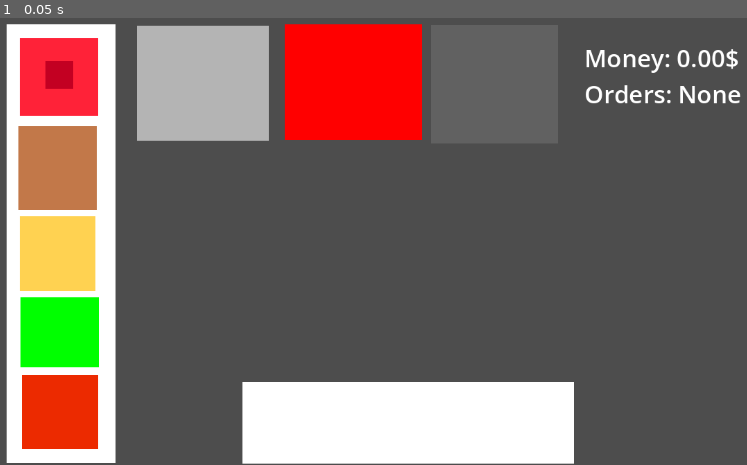
Above: before the commit, frame 1.
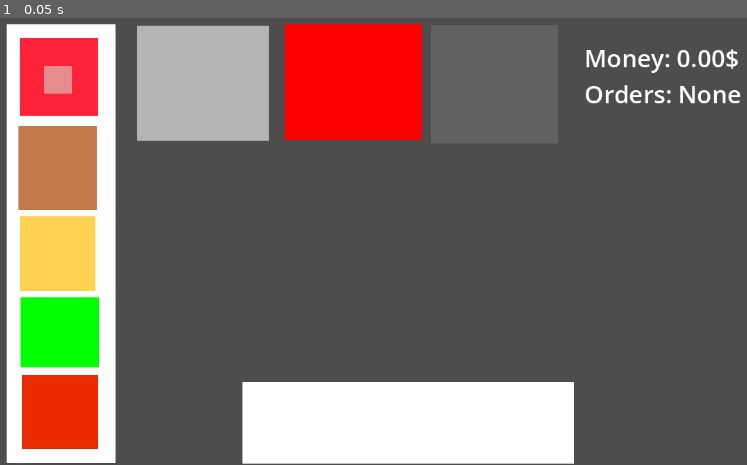
Above: after the commit, the same moment.

Repository: MooseGamerL/BananaPants
Game: Godot game, scene res://Scenes/main.tscn
The game is run twice, just before and just after one commit, with the same random seed, the same clock (stepped at 60 frames per second) and the same inputs. The project has no main scene, so this scene is started directly.
Inputs:
- Up to frame 1 (0.05 s): no input

The runs differ from the first frame. In frame 1, 0.3% of the frame differs, in the area x 5-10%, y 9-18%.

Commit message:
v1.05
Added visual doneness of patty

Diff:
--- a/Scenes/main.tscn
+++ b/Scenes/main.tscn
@@ -46,25 +46,25 @@
 color = Color(1, 0.132984, 0.218307, 1)
 
 [node name="Patty" type="Area2D" parent="Bins/Patty Bin"]
+position = Vector2(55, 60)
 script = ExtResource("1_jjgbg")
-
-[node name="Visible" type="ColorRect" parent="Bins/Patty Bin/Patty"]
-z_index = 100
-offset_left = 37.0
-offset_top = 33.0
-offset_right = 77.0
-offset_bottom = 73.0
-color = Color(0.763202, 0, 0.133048, 1)
 
 [node name="Shape" type="CollisionShape2D" parent="Bins/Patty Bin/Patty"]
 z_index = 100
-position = Vector2(57, 53)
 scale = Vector2(2, 2)
 shape = SubResource("RectangleShape2D_bo1nx")
 
 [node name="CookTimer" type="Timer" parent="Bins/Patty Bin/Patty"]
 wait_time = 3.0
 autostart = true
+
+[node name="Visual" type="ColorRect" parent="Bins/Patty Bin/Patty"]
+z_index = 100
+offset_left = -20.0
+offset_top = -20.0
+offset_right = 20.0
+offset_bottom = 20.0
+color = Color(0.763202, 0, 0.133048, 1)
 
 [node name="Bun Bin" type="ColorRect" parent="Bins"]
 layout_mode = 0
--- a/Scripts/Patty.gd
+++ b/Scripts/Patty.gd
@@ -4,6 +4,13 @@
 enum CookState { RAW, RARE, MEDIUM, WELLDONE, CONGRATULATION }
 enum Side { TOP, BOTTOM }
 const STATE_NAMES := ["RAW", "RARE", "MEDIUM", "WELLDONE", "CONGRATULATION"]
+const STATE_COLOURS := [
+	Color(0.90, 0.55, 0.55), #Raw
+	Color(0.80, 0.42, 0.34), #Rare
+	Color(0.60, 0.35, 0.24), #Medium
+	Color(0.40, 0.10, 0.10), #Well Done
+	Color(0.10, 0.10, 0.10), #Congratulation
+]
 
 var top_state: int = CookState.RAW
 var bottom_state: int = CookState.RAW
@@ -18,10 +25,12 @@
 var zone: DropZone = null
 
 @onready var cook_timer: Timer = $CookTimer
+@onready var visual: ColorRect = $Visual
 
 func _ready() -> void:
 	home = global_position
 	cook_timer.timeout.connect(_on_cook_tick)
+	update_visual()
 
 func _on_cook_tick() -> void:
 	if not on_grill:
@@ -31,6 +40,13 @@
 	else:
 		top_state = min(top_state + 1, CookState.CONGRATULATION)
 	_print_state("cooking larry")
+	update_visual()
+
+func _down_state() -> int:
+	return bottom_state if facing_down == Side.BOTTOM else top_state
+
+func update_visual() -> void:
+	visual.color = STATE_COLOURS[_down_state()]
 
 func _on_area_entered(area: Area2D) -> void:
 	if area is DropZone:
